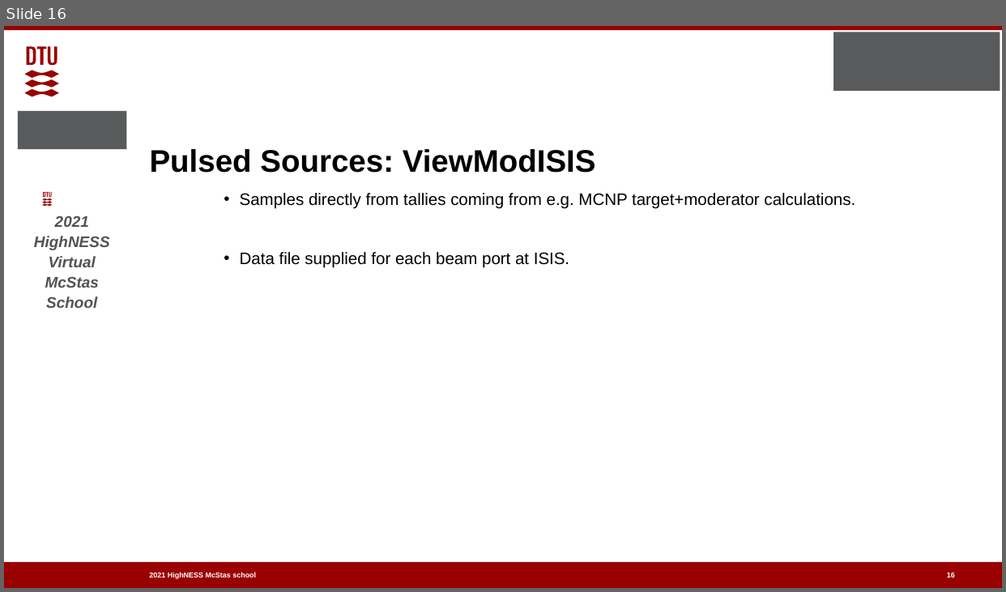
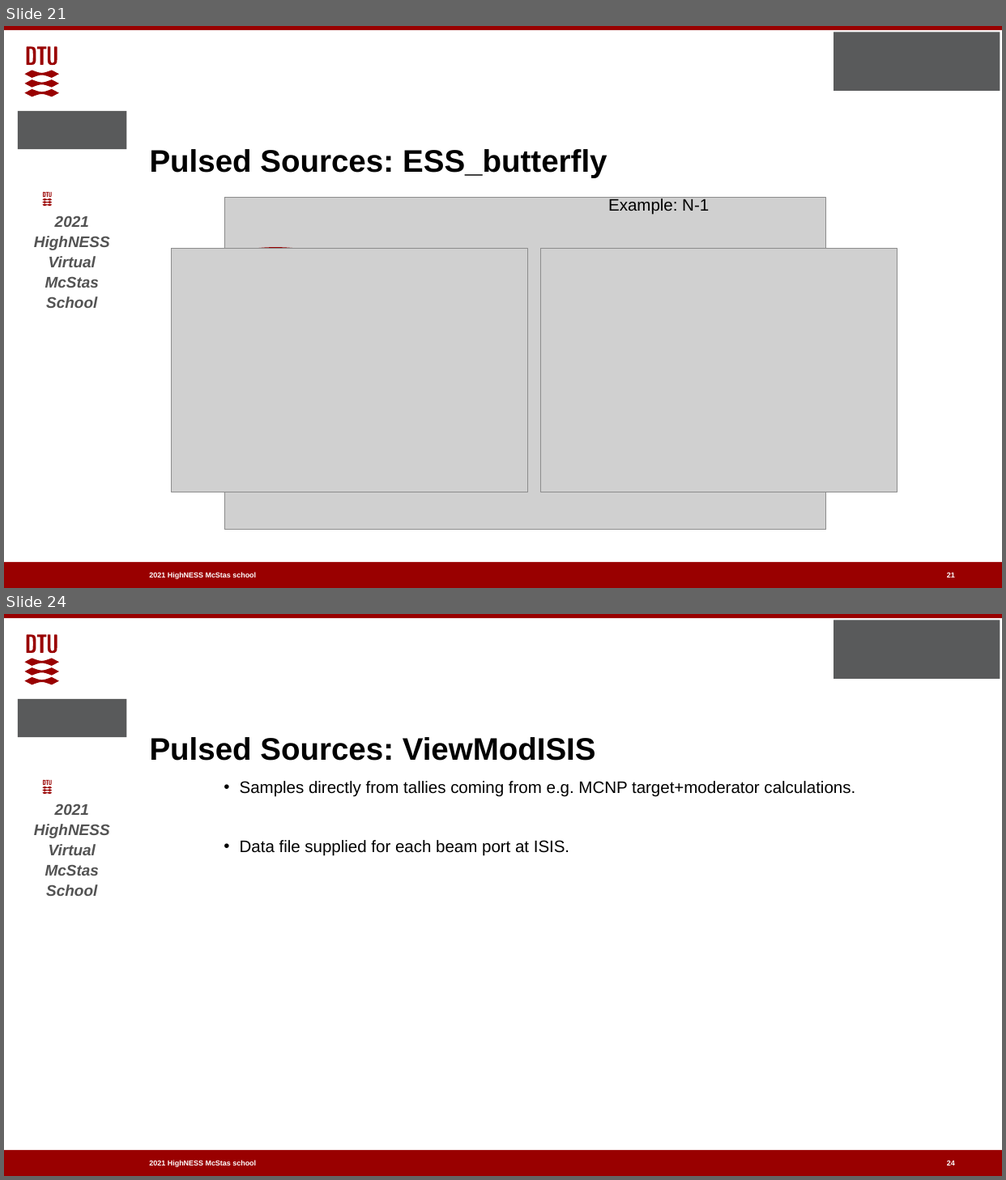
Before and after one commit to McStasMcXtrace/Schools, a slide deck: ESS_May_2021/Wednesday_May_5th/2_Component_basics/2_Sources_and_Monitors_2.pptx. Shown one above the other, each under a label of ours: slide 16 before the commit, slides 21 and 24 after it; the slides between them are not shown. The pictures are 1006x592 and 1006x1180 pixels, drawn with LibreOffice and Linux fonts; fonts in the diff are those of the drawing; grey boxes stand for pictures; background and template pictures are left out. Boxes give left, top, right and bottom in pixels: in the first picture for what was removed or moved away, otherwise in the second. Text is boxed around its words. In the diff, an @@ line names an element or a change of style, - is before the commit and + after.

```diff
--- a/ESS_May_2021/Wednesday_May_5th/2_Component_basics/2_Sources_and_Monitors_2.pptx
+++ b/ESS_May_2021/Wednesday_May_5th/2_Component_basics/2_Sources_and_Monitors_2.pptx
@@ slide 21 added at (4,26,1002,588), background #FFFFFF; not listed: 8 template elements that a slide beside it also shows @@
@@ text added at (150,149,607,177), 30 pt, text #000000, bold @@
+Pulsed Sources: ESS_butterfly
@@ picture added at (224,198,826,530) @@
@@ text added at (608,199,709,215), 16 pt, text #000000 @@
+Example: N-1
@@ picture added at (171,248,528,491) @@
@@ ellipse added at (210,249,341,292), outline #990000 2 pt @@
@@ picture added at (540,248,897,491) @@
@@ page number added at (947,573,955,578), 7 pt, text #FFFFFF, bold @@
+21
@@ what was slide 16 is now slide 24 @@
```
Also in this commit, not shown: 5 slides changed, 7 other slides added.
